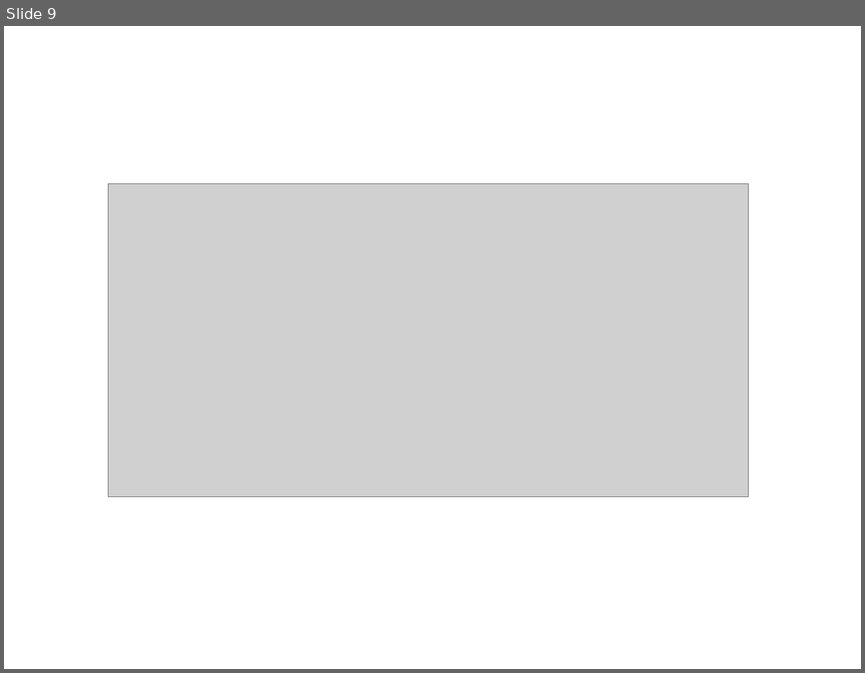
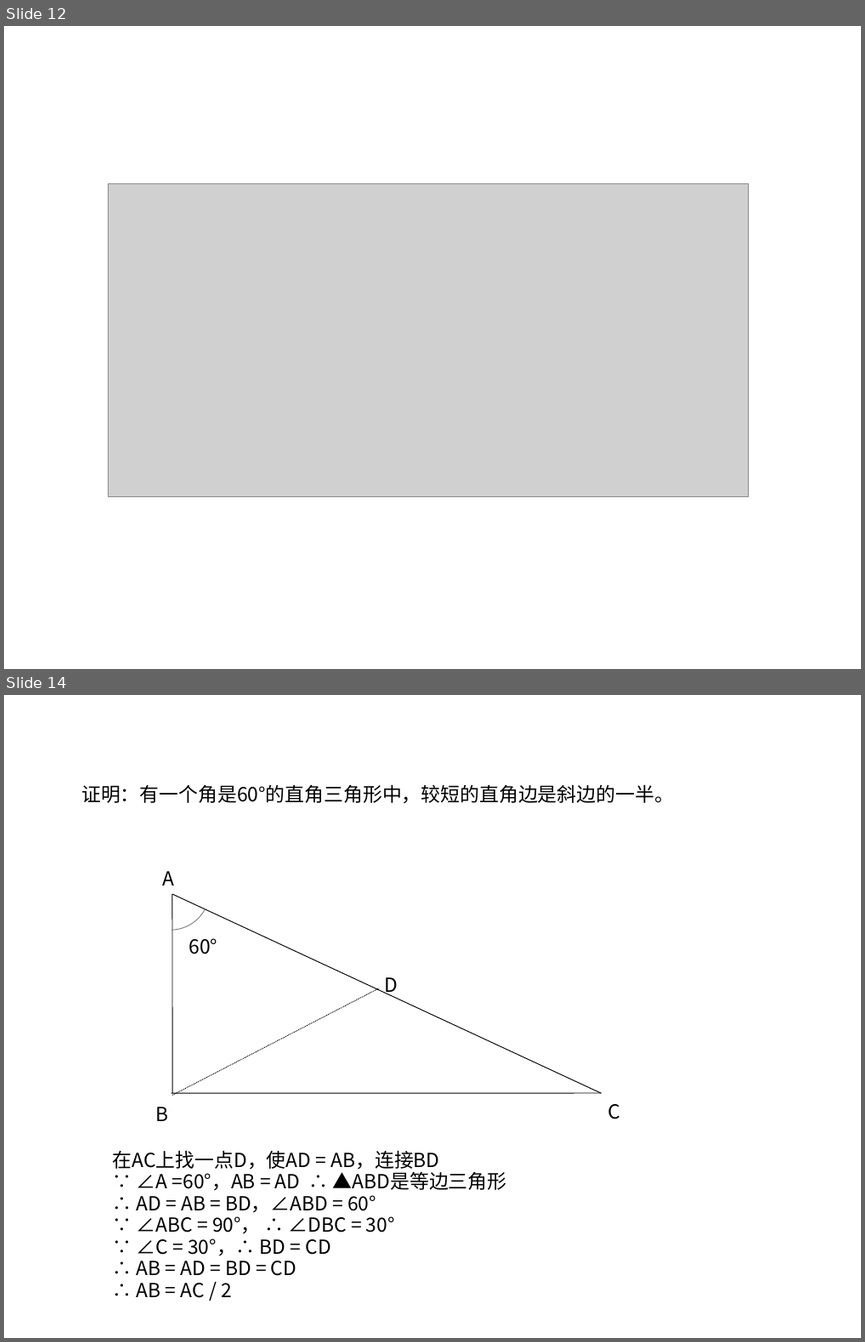
Before and after one commit to ericzhang/english-math, a slide deck: math/grade-7-下/7下数学北师大版-期末复习题.ppt. Shown one above the other, each under a label of ours: slide 9 before the commit, slides 12 and 14 after it; the slides between them are not shown. The pictures are 865x673 and 865x1342 pixels, drawn with LibreOffice and Linux fonts; fonts in the diff are those of the drawing; grey boxes stand for pictures. Boxes give left, top, right and bottom in pixels: in the first picture for what was removed or moved away, otherwise in the second. Text is boxed around its words. In the diff, an @@ line names an element or a change of style, - is before the commit and + after.

```diff
--- a/math/grade-7-下/7下数学北师大版-期末复习题.ppt
+++ b/math/grade-7-下/7下数学北师大版-期末复习题.ppt
@@ slide 14 added at box(4, 695, 861, 1338), background #FFFFFF @@
@@ text added at box(81, 784, 674, 804), 18 pt, text #000000 @@
+证明：有一个角是60°的直角三角形中，较短的直角边是斜边的一半。
@@ text added at box(163, 871, 175, 885), 18 pt, text #000000 @@
+A
@@ line added from (172, 894) to (172, 1093), #000000 0.74 pt @@
@@ line added from (172, 894) to (601, 1093), #000000 0.74 pt @@
@@ freeform shape added at box(171, 909, 205, 930), outline #808080 0.74 pt @@
@@ text added at box(189, 938, 218, 954), 18 pt, text #000000 @@
+60°
@@ line added from (172, 1095) to (380, 988), #000000 0.74 pt dashed @@
@@ text added at box(385, 977, 398, 997), 18 pt, text #000000 @@
+D
@@ line added from (602, 1093) to (171, 1093), #000000 0.74 pt @@
@@ text added at box(155, 1106, 168, 1121), 18 pt, text #000000 @@
+B
@@ text added at box(608, 1104, 621, 1119), 18 pt, text #000000 @@
+C
@@ text added at box(113, 1150, 507, 1298), 18 pt, text #000000 @@
+在AC上找一点D，使AD = AB，连接BD
+∵ ∠A =60°，AB = AD ∴ ▲ABD是等边三角形
+∴ AD = AB = BD，∠ABD = 60°
+∵ ∠ABC = 90°， ∴ ∠DBC = 30°
+∵ ∠C = 30°，∴ BD = CD
+∴ AB = AD = BD = CD
+∴ AB = AC / 2
@@ what was slide 9 is now slide 12 @@
```
Also in this commit, not shown: 4 other slides added, 10 other files.
